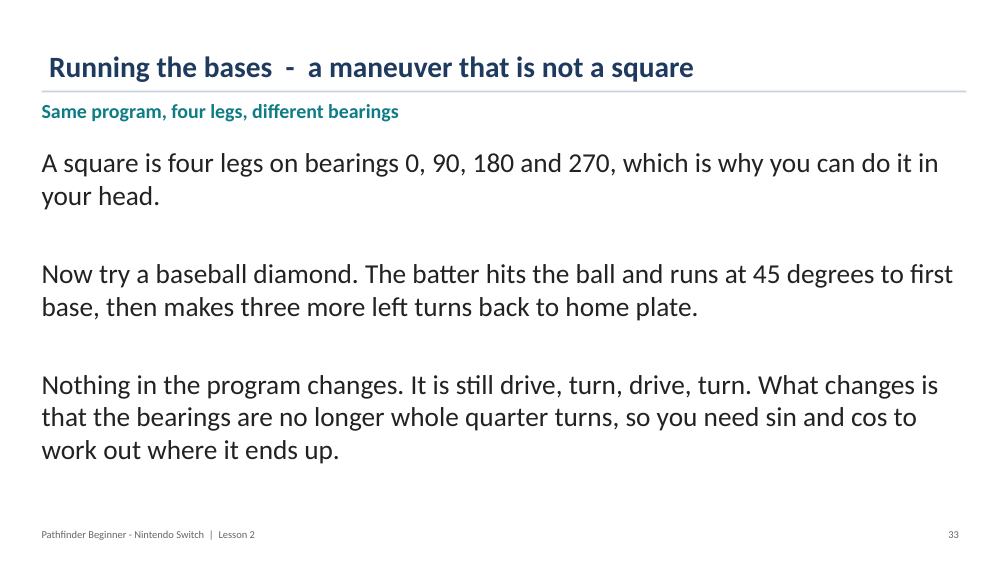
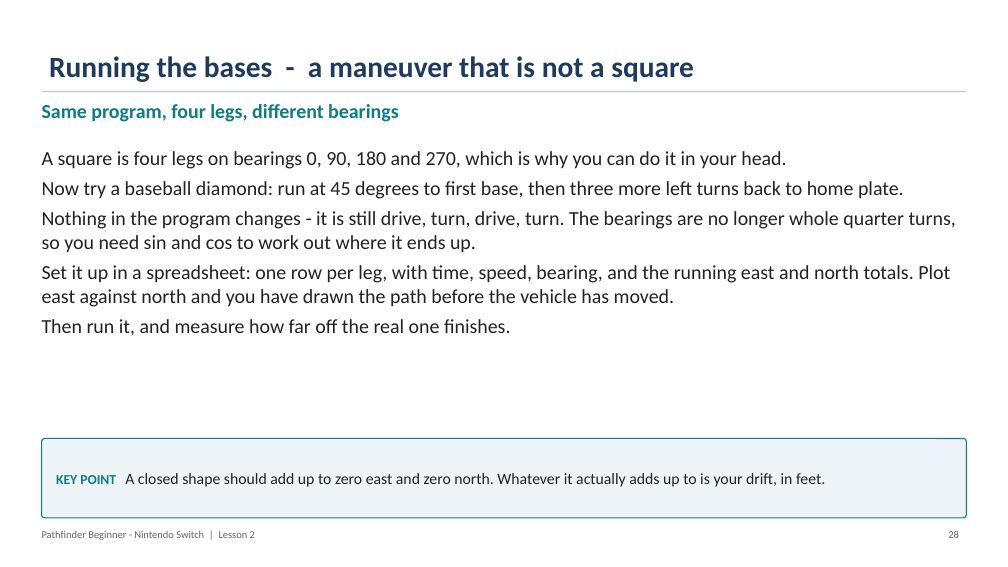
Before and after one commit to PorpoiseRobotics/porpoise-robotics, a slide deck: slide 29 of ground-vehicle/docs/courses/beginner-switch/l2_motor_control.pptx (slide 34 before the commit). Drawn at 1008x567 pixels with LibreOffice and Linux fonts; fonts in the diff are those of the drawing. Boxes give left, top, right and bottom in pixels: in the first picture for what was removed or moved away, otherwise in the second. Text is boxed around its words. In the diff, an @@ line names an element or a change of style, - is before the commit and + after.

```diff
--- a/ground-vehicle/docs/courses/beginner-switch/l2_motor_control.pptx
+++ b/ground-vehicle/docs/courses/beginner-switch/l2_motor_control.pptx
@@ text at <box>42,151,786,169</box>: size 26 to 19 pt in "A square is four legs on bearings ..." @@
@@ text at <box>42,181,956,336</box>: text changed; size 26 to 19 pt @@
-Now try a baseball diamond. The batter hits the ball and runs at 45 degrees to first base, then makes three more left turns back to home plate.
-Nothing in the program changes. It is still drive, turn, drive, turn. What changes is that the bearings are no longer whole quarter turns, so you need sin and cos to work out where it ends up.
+Now try a baseball diamond: run at 45 degrees to first base, then three more left turns back to home plate.
+Nothing in the program changes - it is still drive, turn, drive, turn. The bearings are no longer whole quarter turns, so you need sin and cos to work out where it ends up.
+Set it up in a spreadsheet: one row per leg, with time, speed, bearing, and the running east and north totals. Plot east against north and you have drawn the path before the vehicle has moved.
+Then run it, and measure how far off the real one finishes.
@@ rounded rectangle added at <box>42,439,966,518</box>, fill #EEF3F8, outline #0E7C86 1 pt, 15 pt, text #222222 @@
+KEY POINT A closed shape should add up to zero east and zero north. Whatever it actually adds up to is your drift, in feet.
@@ text at <box>948,531,959,538</box>: text changed @@
-33
+28
```
Also in this commit, not shown: 31 other slides changed, 2 slides added, 10 slides removed, 17 other files.
